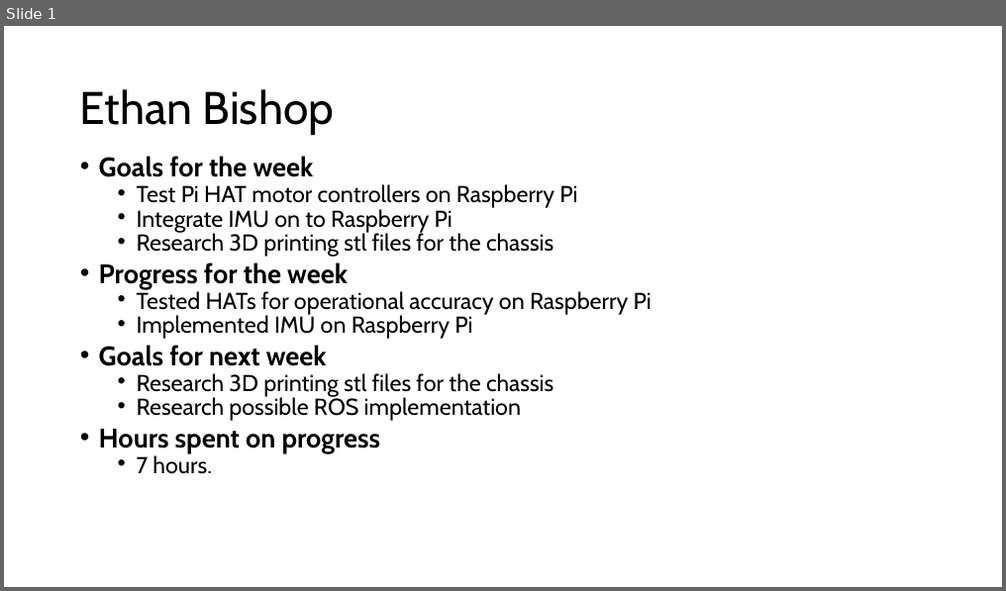
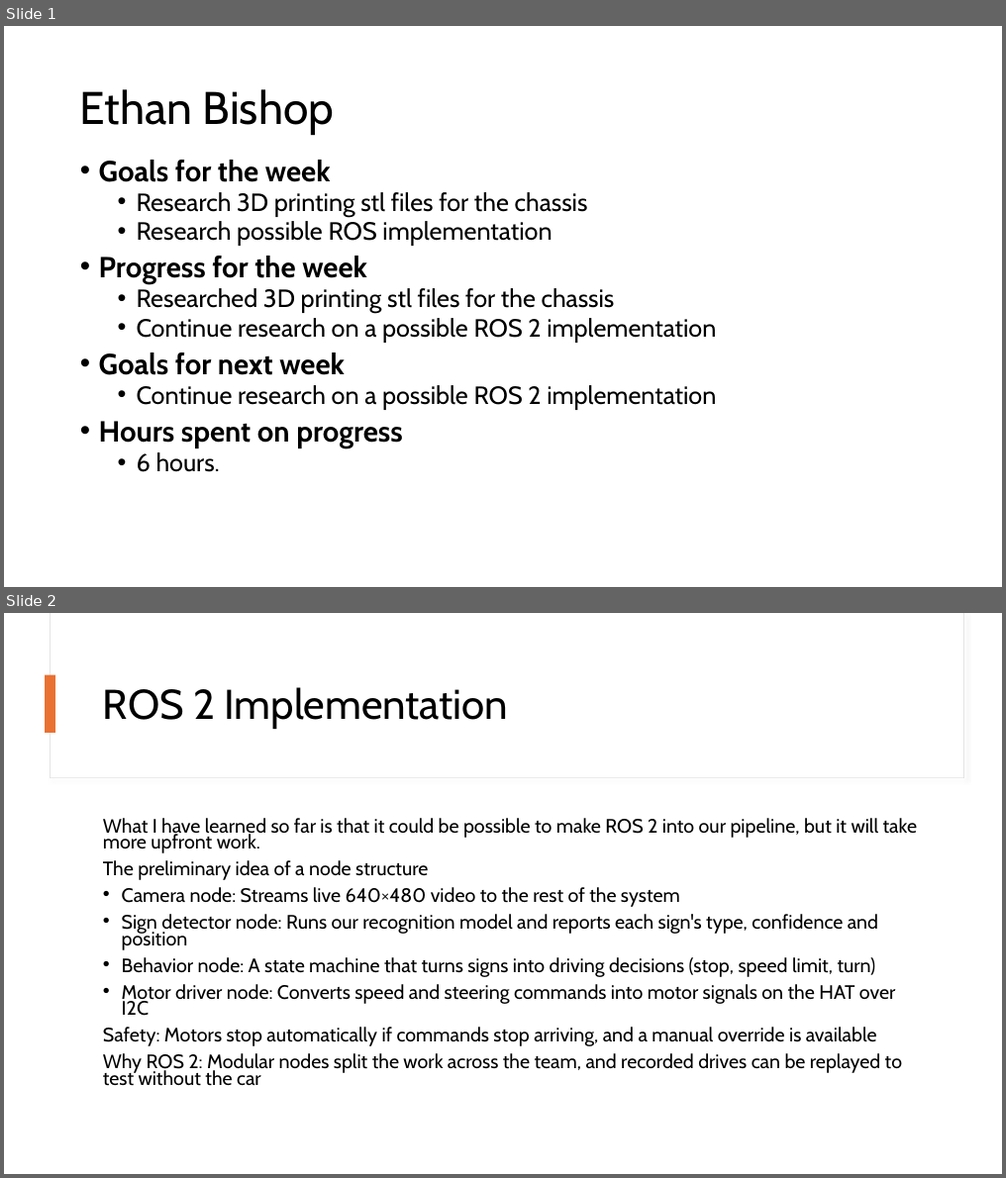
Before and after one commit to EthanWellsSr/BuggyBot, a slide deck: Weekly Reports/slides/3-ethan-bishop.pptx. Shown one above the other, each under a label of ours: slide 1 before the commit, slides 1 and 2 after it. The pictures are 1006x591 and 1006x1178 pixels, drawn with LibreOffice and Linux fonts; fonts in the diff are those of the drawing. Boxes give left, top, right and bottom in pixels: in the first picture for what was removed or moved away, otherwise in the second. Text is boxed around its words. In the diff, an @@ line names an element or a change of style, - is before the commit and + after.

Commit message:
Updated Week 7 slides

```diff
--- a/Weekly Reports/slides/3-ethan-bishop.pptx
+++ b/Weekly Reports/slides/3-ethan-bishop.pptx
@@ slide 2 added at (4,613,1002,1174), background #FFFFFF @@
@@ rectangle added at (50,613,963,778), fill #FFFFFF, outline #E1E1E1 0.75 pt @@
@@ rectangle added at (51,613,963,777), fill #FFFFFF @@
@@ rectangle added at (46,675,55,733), fill #E97132 @@
@@ title added at (103,687,509,729), 40 pt, text #000000 @@
+ROS 2 Implementation
@@ text added at (103,818,917,1086), 18.7 pt, text #000000 @@
+What I have learned so far is that it could be possible to make ROS 2 into our pipeline, but it will take more upfront work.
+The preliminary idea of a node structure
+• Camera node: Streams live 640×480 video to the rest of the system
+• Sign detector node: Runs our recognition model and reports each sign's type, confidence and position
+• Behavior node: A state machine that turns signs into driving decisions (stop, speed limit, turn)
+• Motor driver node: Converts speed and steering commands into motor signals on the HAT over I2C
+Safety: Motors stop automatically if commands stop arriving, and a manual override is available
+Why ROS 2: Modular nodes split the work across the team, and recorded drives can be replayed to test without the car
@@ slide 1 changed as well @@
@@ text at (99,160,588,449): size 25.9 to 28 pt in "Goals for the week", "Hours spent on progress"; size 22.2 to 24 pt in "Research 3D printing stl files for the ...", "Research possible ROS implementation"; line spacing 0.7 to 0.8 @@
@@ text at (99,184,651,367): paragraphs removed @@
-  • Test Pi HAT motor controllers on Raspberry Pi
-  • Integrate IMU on to Raspberry Pi
-  • Research 3D printing stl files for the chassis
-• Progress for the week
-  • Tested HATs for operational accuracy on Raspberry Pi
-  • Implemented IMU on Raspberry Pi
-• Goals for next week
@@ text at (99,256,716,410): paragraphs added @@
+• Progress for the week
+  • Researched 3D printing stl files for the chassis
+  • Continue research on a possible ROS 2 implementation
+• Goals for next week
+  • Continue research on a possible ROS 2 implementation
@@ text at (137,453,220,472): text changed; size 22.2 to 24 pt @@
-  • 7 hours.
+  • 6 hours.
```
Also in this commit, not shown: 1 other slide added, 2 slides removed.
